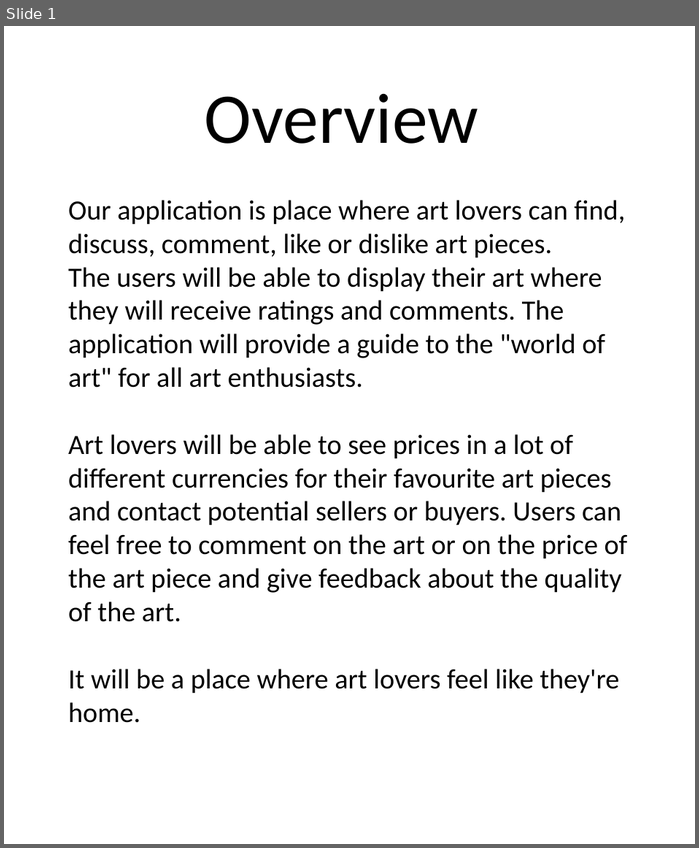
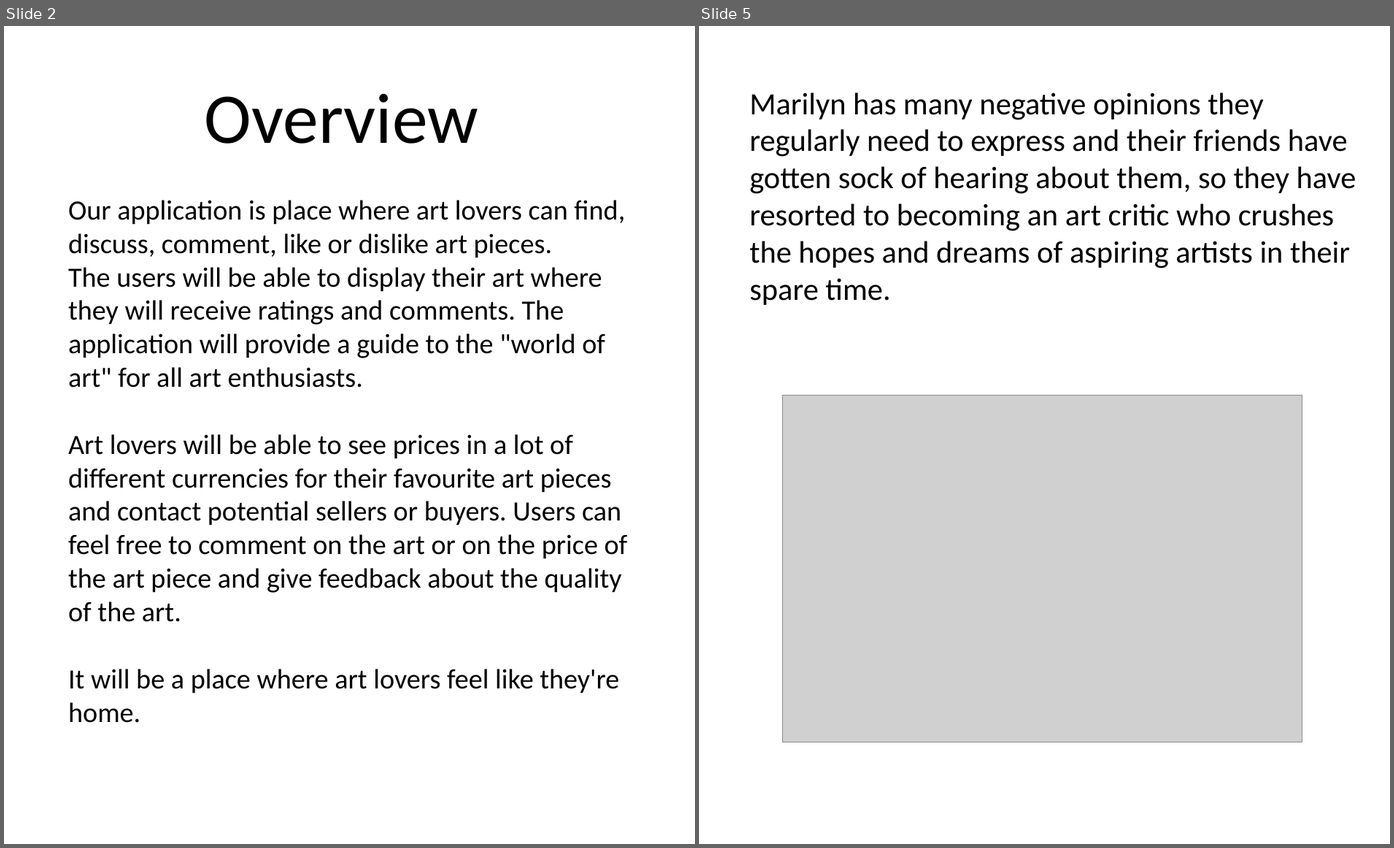
Before and after one commit to GilesMunn/artbud, a slide deck: Design Specification.pptx. Shown side by side, each under a label of ours: slide 1 before the commit, slides 2 and 5 after it; the slides between them are not shown. The pictures are 699x848 and 1394x848 pixels, drawn with LibreOffice and Linux fonts; fonts in the diff are those of the drawing; grey boxes stand for pictures. Boxes give left, top, right and bottom in pixels: in the first picture for what was removed or moved away, otherwise in the second. Text is boxed around its words. In the diff, an @@ line names an element or a change of style, - is before the commit and + after.

```diff
--- a/Design Specification.pptx
+++ b/Design Specification.pptx
@@ slide 5 added at box(699, 26, 1390, 844), background #FFFFFF @@
@@ text added at box(749, 92, 1357, 305), 60 pt, text #000000 @@
+  Marilyn has many negative opinions they regularly need to express and their friends have gotten sock of hearing about them, so they have resorted to becoming an art critic who crushes the hopes and dreams of aspiring artists in their spare time.
@@ picture added at box(782, 395, 1303, 741) @@
@@ what was slide 1 is now slide 2 @@
```
Also in this commit, not shown: 4 other slides added, 1 other file.
